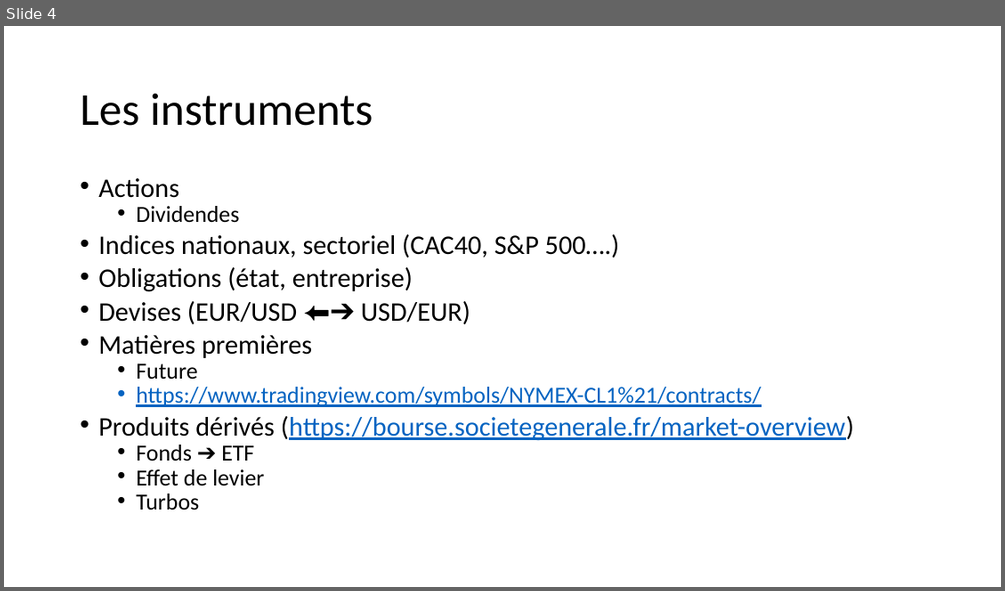
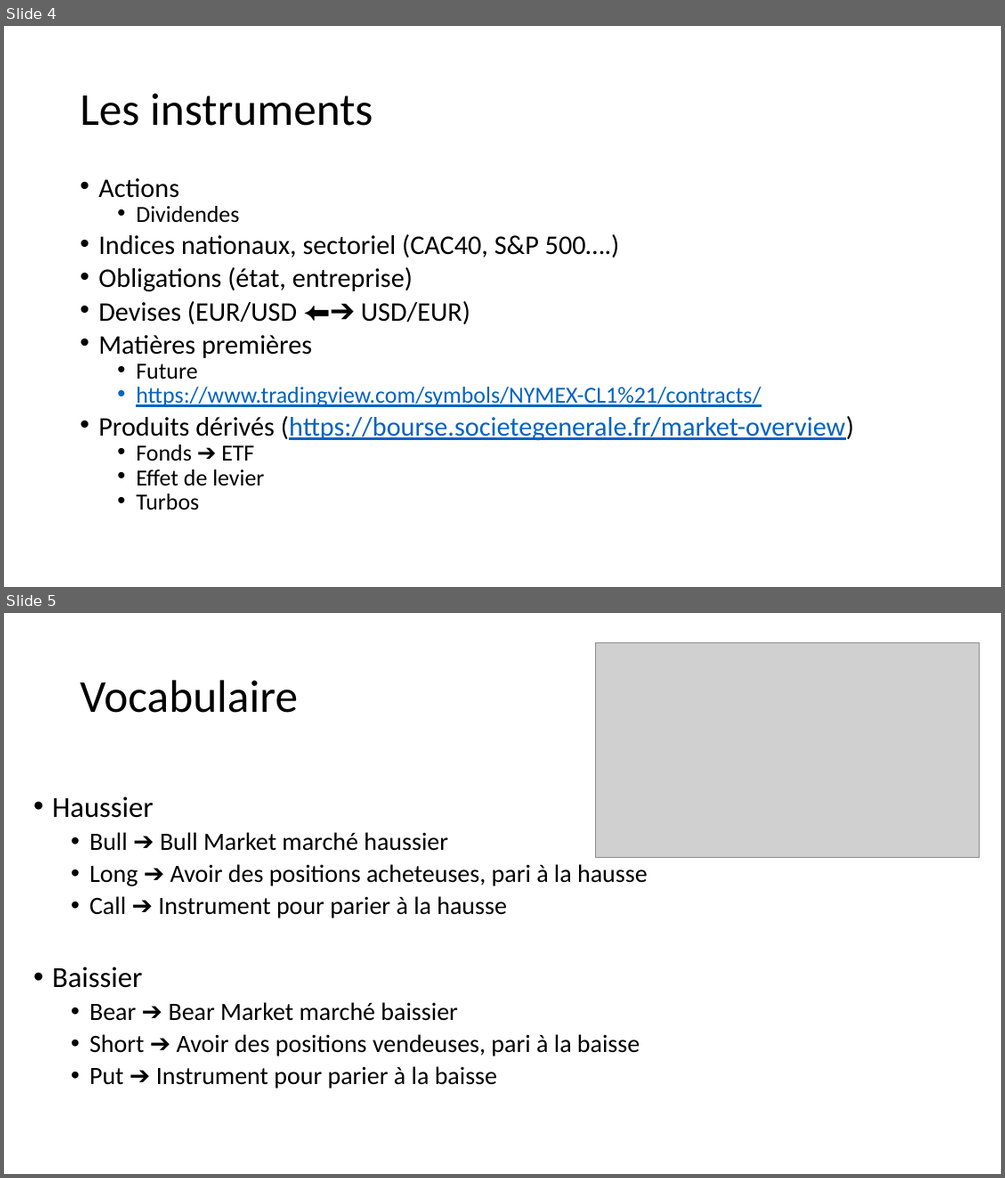
Before and after one commit to dadelcarbo/UltimateChartistRoot, a slide deck: Formation/Formation Bourse.pptx. Shown one above the other, each under a label of ours: slide 4 before the commit, slides 4 and 5 after it. The pictures are 1005x591 and 1005x1178 pixels, drawn with LibreOffice and Linux fonts; fonts in the diff are those of the drawing; grey boxes stand for pictures. Boxes give left, top, right and bottom in pixels: in the first picture for what was removed or moved away, otherwise in the second. Text is boxed around its words. In the diff, an @@ line names an element or a change of style, - is before the commit and + after.

```diff
--- a/Formation/Formation Bourse.pptx
+++ b/Formation/Formation Bourse.pptx
@@ slide 5 added at <box>4,613,1001,1174</box>, background #FFFFFF @@
@@ picture added at <box>596,643,979,858</box> @@
@@ title added at <box>80,680,298,713</box>, 44 pt, text #000000 @@
+Vocabulaire
@@ text added at <box>52,796,647,1088</box>, 24 pt, text #000000 @@
+• Haussier
+  • Bull ➔ Bull Market marché haussier
+  • Long ➔ Avoir des positions acheteuses, pari à la hausse
+  • Call ➔ Instrument pour parier à la hausse
+• Baissier
+  • Bear ➔ Bear Market marché baissier
+  • Short ➔ Avoir des positions vendeuses, pari à la baisse
+  • Put ➔ Instrument pour parier à la baisse
```
Also in this commit, not shown: 12 other slides added, 1 slide removed, 7 other files.
